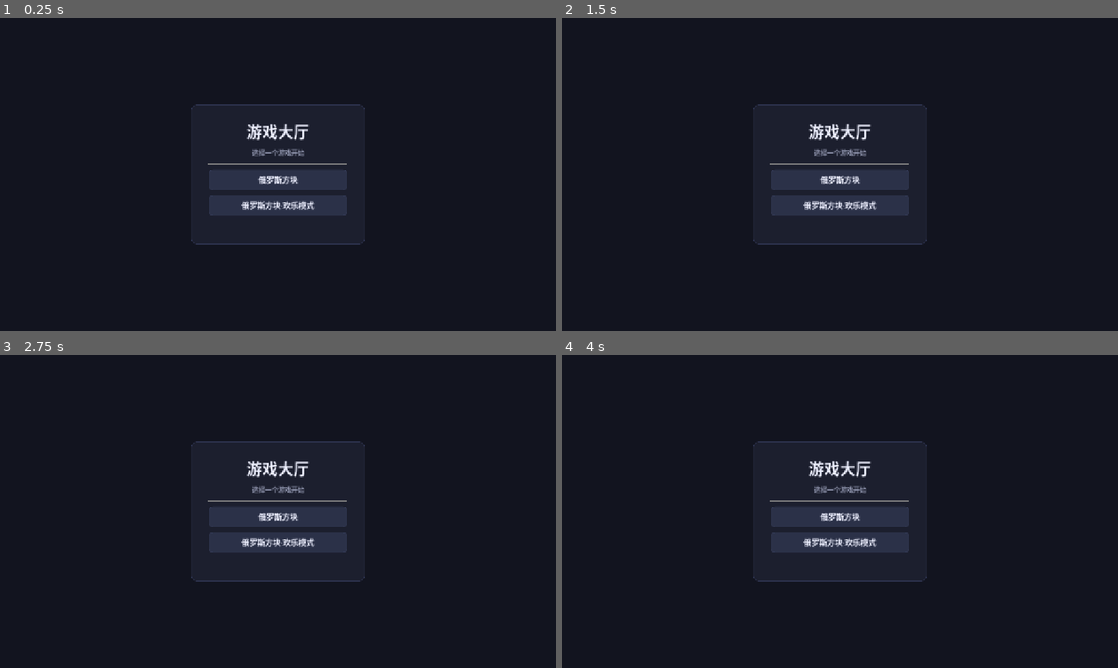
Above: before the commit, frames 1-4 (two rows, left to right).
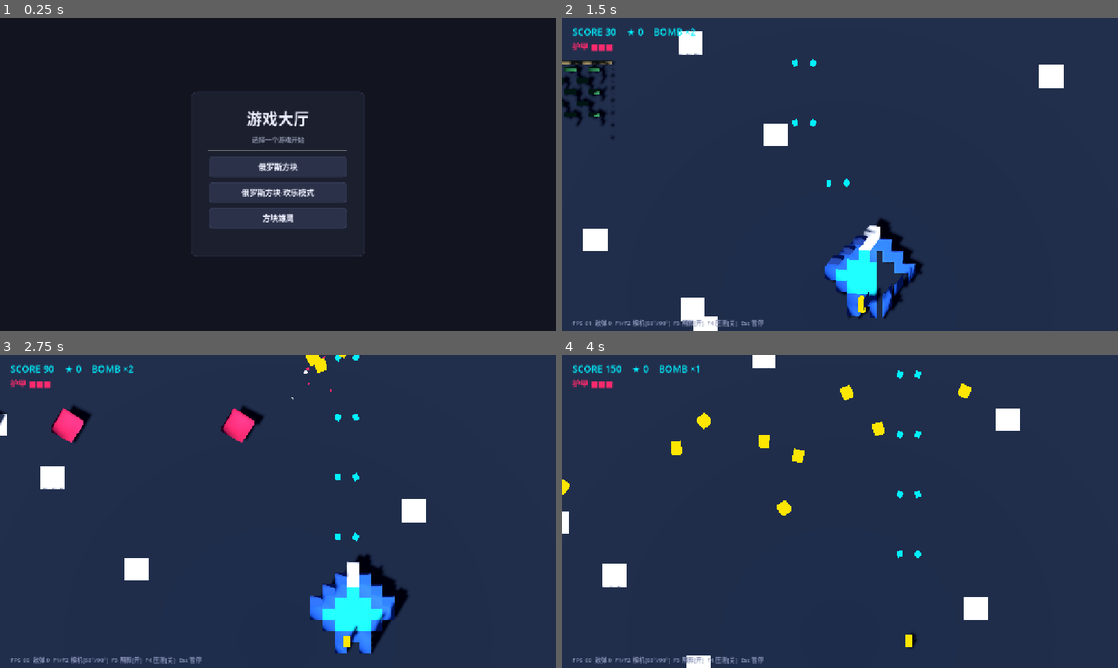
Above: after the commit, the same moments.

Repository: milk36/0-GD-Game
Game: Godot game, scene res://scenes/main_menu.tscn
The game is run twice, just before and just after one commit, with the same random seed, the same clock (stepped at 60 frames per second) and the same inputs.
Inputs (mouse positions are in pixels of both pictures, inside the frame that each line leads up to):
- Up to frame 1 (0.25 s): no input
- Up to frame 2 (1.5 s): click (840, 218) at 0.5 s, where only the run after the commit has a clickable "方块雄鹰"; tap Enter at 1.25 s; move the mouse to (962, 158) at 1.27 s; hold Right (tetris_right) from 1.28 s (still down); tap R at 1.35 s; click (962, 158) at 1.42 s
- Up to frame 3 (2.75 s): tap Q at 1.55 s; release Right (tetris_right) at 2 s; drag from (166, 527) to (250, 574) at 2.02 s
- Up to frame 4 (4 s): move the mouse to (895, 442) at 2.77 s; hold Right (tetris_right) 2.78-3.5 s; tap Space (tetris_hard_drop) at 2.85 s; tap Q at 3.05 s; drag from (812, 574) to (673, 464) at 3.52 s

The runs differ from the first frame. In frame 1, 4.7% of the frame differs, in the area x 34-66%, y 23-77%; in frame 2, 96%; in frame 3, 96%; in frame 4, 97%, in the area x 0-100%, y 0-100%.

Commit message:
feat(voxel-eagle): 方块雄鹰 M0 原型——体素弹幕射击可玩验证
- 新增体素建模工具 voxel_model.gd：字符画→方块表→ArrayMesh（顶点色+内面剔除），零外部美术资源
- 新增通用 MultiMesh 方块池 pools.gd：自机弹/敌弹/星星/碎片四池共用，swap-remove 紧凑管理
- 新增游戏主逻辑 game.gd：玩家移动/自动射击/炸弹、5 类敌人波次、自机瞄/环形/扇形弹型库、
  星星磁吸拾取、3 格护甲与坠机重开流程
- 新增 voxel_eagle.tscn 场景，主菜单接入「方块雄鹰」入口（EagleButton + GAME_SCENES 映射）
- 调试键：F1/F2 相机 68°/90° A/B 切换、F3 阴影开关、F4 弹幕压测（实测 296 发敌弹满屏 60 FPS）
- 新增设计文档 llmdoc/voxel-eagle-design.html（Sky Force 类玩法规范/体素视觉/里程碑/
  M0 实施记录与 Godot 4.7 踩坑），同步更新 llmdoc/index.md 索引

Diff:
--- a/scenes/main_menu.tscn
+++ b/scenes/main_menu.tscn
@@ -73,6 +73,12 @@
 theme_override_font_sizes/font_size = 18
 text = "俄罗斯方块·欢乐模式"
 
+[node name="EagleButton" type="Button" parent="UILayer/Center/Panel/Margin/List"]
+custom_minimum_size = Vector2(0, 46)
+layout_mode = 2
+theme_override_font_sizes/font_size = 18
+text = "方块雄鹰"
+
 [node name="StatusLabel" type="Label" parent="UILayer/Center/Panel/Margin/List" unique_id=561755763]
 layout_mode = 2
 theme_override_colors/font_color = Color(0.37254903, 0.827451, 0.6039216, 1)
--- /dev/null
+++ b/scenes/voxel_eagle.tscn
@@ -0,0 +1,6 @@
+[gd_scene format=3 uid="uid://doiqxgc1hfh3j"]
+
+[ext_resource type="Script" uid="uid://cqqldu24n6155" path="res://scripts/voxel_eagle/game.gd" id="1_ouxcv"]
+
+[node name="VoxelEagle" type="Node3D" unique_id=53277055]
+script = ExtResource("1_ouxcv")
--- a/scripts/main_menu.gd
+++ b/scripts/main_menu.gd
@@ -6,6 +6,7 @@
 const GAME_SCENES := {
 	"俄罗斯方块": "res://scenes/tetris.tscn",
 	"俄罗斯方块·欢乐模式": "res://scenes/tetris.tscn",
+	"方块雄鹰": "res://scenes/voxel_eagle.tscn",
 }
 
 
--- /dev/null
+++ b/scripts/voxel_eagle/game.gd
@@ -0,0 +1,637 @@
+extends Node3D
+## 方块雄鹰 M0 快速验证原型：体素纵版弹幕射击。
+## 玩家 WASD/方向键移动 + 自动射击 + 空格炸弹；敌波循环刷出 5 类敌人。
+## 调试键：F1/F2 相机 68°/90° A/B 对比，F3 阴影开关，F4 弹幕压测（300 发）。
+## 一切视觉资源由代码生成（字符画体素 + 纯色材质），零外部资源依赖。
+
+const VoxelModel = preload("res://scripts/voxel_eagle/voxel_model.gd")
+const VoxelPool = preload("res://scripts/voxel_eagle/pools.gd")
+
+# ---- 数值 ----
+const SCROLL := 7.0            # 世界滚动速度 VU/s
+const PLAYER_SPEED := 24.0
+const ARENA_HALF_W := 15.0     # 玩家横移边界
+const PLAYER_Z_MIN := -8.0
+const PLAYER_Z_MAX := 10.0
+const FIRE_INTERVAL := 0.11
+const BULLET_SPEED := 46.0
+const ENEMY_BULLET_Y := 1.0    # 敌弹飞行高度（与玩家判定平面一致）
+const STAR_LIFE := 9.0
+
+const COL_CYAN := Color("00f0ff")
+const COL_PINK := Color("ff2a6d")
+const COL_YELLOW := Color("ffe600")
+const COL_WHITE := Color("f5f9ff")
+
+const ART_PLAYER := "
+   W
+  BCB
+ BCCCB
+BCCCCCB
+ BCCCB
+  BBB
+  B B
+"
+const PAL_PLAYER := {"B": Color("2979ff"), "C": COL_CYAN, "W": COL_WHITE}
+
+const ART_TURRET := "
+GGG
+GRG
+GGG
+"
+const ART_RING := "
+SSS
+SRS
+SSS
+"
+const ART_DRONE := "
+MM
+MM
+"
+const ART_WING := "
+ G
+GCG
+ G
+ G
+"
+const ART_RAIDER := "
+  D
+ DDD
+DDDDD
+  D
+"
+const PAL_ENEMY := {
+	"G": Color("6a7488"), "R": Color("ff2a6d"), "S": Color("8a7a52"),
+	"M": Color("ff2a6d"), "C": Color("ffb0c8"), "D": Color("b03050"),
+}
+
+# ---- 场景节点 ----
+var world: Node3D
+var player: Node3D
+var player_mesh: MeshInstance3D
+var flame: MeshInstance3D
+var cam: Camera3D
+var sun: DirectionalLight3D
+var pb: MultiMeshInstance3D   # 自机弹
+var eb: MultiMeshInstance3D   # 敌弹
+var pickups: MultiMeshInstance3D  # 星星
+var fx: MultiMeshInstance3D    # 碎片/闪光
+var enemies: Array = []        # [{n,t,hp,ft,age,x0,...}]
+var waves: Array = []         # 波浪装饰 Node3D
+var islands: Array = []       # 岛 Node3D
+
+# ---- HUD ----
+var hud_score: Label
+var hud_armor: Label
+var hud_info: Label
+var hud_center: Label
+
+# ---- 状态 ---- （M0 原型：全部状态集中在根脚本，M1 拆分）
+var score := 0
+var star_cnt := 0
+var armor := 3
+var bombs := 2
+var invuln := 0.0
+var dead := false
+var paused := false
+var fire_cd := 0.0
+var elapsed := 0.0
+var wave_t := 0.0
+var wave_idx := 0
+var shake := 0.0
+var cam_mode := 0             # 0=68° 斜俯视 1=90° 纯俯视
+var stress := false
+var hud_cd := 0.0
+var _meshes := {}             # 敌型号 → 共享 ArrayMesh
+
+
+func _ready() -> void:
+	_build_env()
+	_build_ground()
+	_build_player()
+	_build_pools()
+	_build_hud()
+	_meshes = {
+		"E1": VoxelModel.build(ART_TURRET, PAL_ENEMY, 2),
+		"E2": VoxelModel.build(ART_RING, PAL_ENEMY, 3),
+		"E3": VoxelModel.build(ART_DRONE, PAL_ENEMY, 1),
+		"E4": VoxelModel.build(ART_WING, PAL_ENEMY, 2),
+		"E5": VoxelModel.build(ART_RAIDER, PAL_ENEMY, 2),
+	}
+
+
+# ================= 场景构建 =================
+
+func _build_env() -> void:
+	var env := Environment.new()
+	env.background_mode = Environment.BG_COLOR
+	env.background_color = Color("050810")
+	env.ambient_light_source = Environment.AMBIENT_SOURCE_COLOR
+	env.ambient_light_color = Color("223050")
+	env.ambient_light_energy = 1.0
+	env.fog_enabled = true
+	env.fog_mode = 1  # DEPTH
+	env.fog_light_color = Color("0a2540")
+	env.fog_depth_begin = 46.0
+	env.fog_depth_end = 120.0
+	var we := WorldEnvironment.new()
+	we.environment = env
+	add_child(we)
+
+	sun = DirectionalLight3D.new()
+	sun.light_color = Color("fff2e0")
+	sun.light_energy = 1.3
+	sun.rotation_degrees = Vector3(-52, -28, 0)
+	sun.shadow_enabled = true
+	sun.directional_shadow_mode = 0  # ORTHOGONAL
+	sun.directional_shadow_max_distance = 90.0
+	add_child(sun)
+
+	cam = Camera3D.new()
+	cam.projection = 1  # ORTHOGONAL
+	cam.size = 26.0
+	cam.near = 0.5
+	cam.far = 260.0
+	add_child(cam)
+	cam.position = Vector3(0, 30, 12)
+	cam.look_at(Vector3.ZERO)
+
+
+func _build_ground() -> void:
+	world = Node3D.new()
+	world.name = "World"
+	add_child(world)
+
+	# 海面：纯色大平面（无纹理，运动感由波浪块/岛提供）
+	var sea_mat := StandardMaterial3D.new()
+	sea_mat.albedo_color = Color("0a2540")
+	sea_mat.roughness = 1.0
+	var sea := MeshInstance3D.new()
+	var pm := PlaneMesh.new()
+	pm.size = Vector2(72, 300)
+	pm.material = sea_mat
+	sea.mesh = pm
+	sea.position = Vector3(0, 0, -110)
+	add_child(sea)
+
+	# 波浪装饰块：挂 World 随滚动流动，滚出下缘后回绕
+	var wave_box := BoxMesh.new()
+	wave_box.size = Vector3(2.0, 0.14, 2.0)
+	wave_box.material = VoxelModel.shaded_material()
+	for i in 46:
+		var w := MeshInstance3D.new()
+		w.mesh = wave_box
+		w.position = Vector3(randf_range(-26, 26), 0.07, randf_range(-200, 24))
+		world.add_child(w)
+		waves.append(w)
+
+	# 体素小岛：草块 + 二层 + 沙边
+	for i in 7:
+		islands.append(_make_island())
+
+
+func _make_island() -> Node3D:
+	var blocks := {}
+	var half := randi_range(1, 2)
+	for x in range(-half - 1, half + 2):
+		for z in range(-half - 1, half + 2):
+			var edge := absi(x) > half or absi(z) > half
+			blocks[Vector3i(x, 0, z)] = Color("8a7a52") if edge else Color("1f6f3f")
+	for x in range(-half, half + 1):
+		for z in range(-half, half + 1):
+			if (x + z) % 2 == 0:
+				blocks[Vector3i(x, 1, z)] = Color("2a8a4f")
+	var n := MeshInstance3D.new()
+	n.mesh = VoxelModel.build_blocks(blocks)
+	n.material_override = VoxelModel.shaded_material()
+	n.position = Vector3(randf_range(-22, 22), 0, randf_range(-200, 24))
+	world.add_child(n)
+	return n
+
+
+func _build_player() -> void:
+	player = Node3D.new()
+	player.name = "Player"
+	add_child(player)
+	player_mesh = MeshInstance3D.new()
+	player_mesh.mesh = VoxelModel.build(ART_PLAYER, PAL_PLAYER, 3)
+	player_mesh.material_override = VoxelModel.shaded_material()
+	player.add_child(player_mesh)
+	player.position = Vector3(0, 1.4, 6)
+
+	flame = MeshInstance3D.new()
+	var fm := BoxMesh.new()
+	fm.size = Vector3(0.5, 0.5, 1.4)
+	var fmat := StandardMaterial3D.new()
+	fmat.shading_mode = BaseMaterial3D.SHADING_MODE_UNSHADED
+	fmat.albedo_color = COL_YELLOW
+	fm.material = fmat
+	flame.mesh = fm
+	flame.position = Vector3(0, 0, 3.2)
+	player.add_child(flame)
+
+
+func _build_pools() -> void:
+	var unshaded := VoxelModel.unshaded_material()
+	pb = VoxelPool.new()
+	add_child(pb)
+	pb.setup(64, unshaded)
+	eb = VoxelPool.new()
+	add_child(eb)
+	eb.setup(512, unshaded)
+	pickups = VoxelPool.new()
+	add_child(pickups)
+	pickups.setup(256, unshaded)
+	fx = VoxelPool.new()
+	add_child(fx)
+	fx.setup(320, unshaded)
+
+
+func _build_hud() -> void:
+	var layer := CanvasLayer.new()
+	add_child(layer)
+	hud_score = _mk_label(layer, Vector2(24, 16), 22, COL_CYAN)
+	hud_armor = _mk_label(layer, Vector2(24, 52), 18, COL_PINK)
+	hud_info = _mk_label(layer, Vector2(24, 690), 14, Color("8a93b8"))
+	hud_center = _mk_label(layer, Vector2(360, 300), 30, COL_YELLOW)
+
+
+func _mk_label(parent: Node, pos: Vector2, size: int, col: Color) -> Label:
+	var l := Label.new()
+	l.position = pos
+	l.add_theme_font_size_override("font_size", size)
+	l.add_theme_color_override("font_color", col)
+	parent.add_child(l)
+	return l
+
+
+# ================= 主循环 =================
+
+func _process(delta: float) -> void:
+	if paused:
+		return
+	elapsed += delta
+	shake = maxf(0.0, shake - delta)
+	invuln = maxf(0.0, invuln - delta)
+
+	# 世界滚动 + 地面装饰回绕
+	world.position.z += SCROLL * delta
+	for w in waves:
+		if world.position.z + w.position.z > 26.0:
+			w.position.z -= 224.0
+			w.position.x = randf_range(-26, 26)
+	for isl in islands:
+		if world.position.z + isl.position.z > 30.0:
+			isl.position.z -= 230.0
+			isl.position.x = randf_range(-22, 22)
+
+	if not dead:
+		_update_player(delta)
+		_update_waves(delta)
+		_update_enemies(delta)
+	_update_bullets(delta)
+	_update_pickups(delta)
+	fx.update(delta)
+	_update_camera(delta)
+
+	hud_cd -= delta
+	if hud_cd <= 0.0:
+		hud_cd = 0.15
+		_refresh_hud()
+
+
+# ================= 玩家 =================
+
+func _update_player(delta: float) -> void:
+	var dir := Vector2.ZERO
+	if Input.is_key_pressed(KEY_A) or Input.is_key_pressed(KEY_LEFT):
+		dir.x -= 1.0
+	if Input.is_key_pressed(KEY_D) or Input.is_key_pressed(KEY_RIGHT):
+		dir.x += 1.0
+	if Input.is_key_pressed(KEY_W) or Input.is_key_pressed(KEY_UP):
+		dir.y -= 1.0
+	if Input.is_key_pressed(KEY_S) or Input.is_key_pressed(KEY_DOWN):
+		dir.y += 1.0
+	dir = dir.normalized()
+	player.position.x = clampf(player.position.x + dir.x * PLAYER_SPEED * delta, -ARENA_HALF_W, ARENA_HALF_W)
+	player.position.z = clampf(player.position.z + dir.y * PLAYER_SPEED * delta, PLAYER_Z_MIN, PLAYER_Z_MAX)
+
+	# 机身倾斜 + 尾焰脉动
+	player.rotation.z = lerp(player.rotation.z, -dir.x * 0.32, 10.0 * delta)
+	player.rotation.x = lerp(player.rotation.x, dir.y * 0.12, 10.0 * delta)
+	flame.scale.z = 1.0 + 0.45 * sin(elapsed * 31.0) + dir.y * 0.4
+	flame.position.y = sin(elapsed * 17.0) * 0.05
+
+	# 无敌闪烁
+	player_mesh.visible = invuln <= 0.0 or fmod(invuln, 0.24) < 0.12
+
+	# 自动射击（双列）
+	fire_cd -= delta
+	if fire_cd <= 0.0:
+		fire_cd = FIRE_INTERVAL
+		for sx in [-0.75, 0.75]:
+			pb.spawn(player.position + Vector3(sx, 0.2, -3.0), Vector3(0, 0, -BULLET_SPEED), COL_CYAN, 0.42, 1.4)
+
+	if stress and eb.count < 300:
+		for i in 6:
+			var p := Vector3(randf_range(-16, 16), ENEMY_BULLET_Y, randf_range(-34, -14))
+			_spawn_enemy_bullet(p, Vector3(randf_range(-4, 4), 0, randf_range(4, 9)), COL_PINK)
+
+
+func hit_player() -> void:
+	if invuln > 0.0 or dead:
+		return
+	armor -= 1
+	invuln = 1.5
+	shake = 0.35
+	_burst(player.position, COL_CYAN, 8)
+	if armor <= 0:
+		dead = true
+		_burst(player.position, COL_WHITE, 24)
+		_burst(player.position, COL_PINK, 18)
+		player.visible = false
+		hud_center.text = "坠机！  R 重开 · Q 返回大厅"
+
+
+func use_bomb() -> void:
+	if dead or bombs <= 0:
+		return
+	bombs -= 1
+	invuln = maxf(invuln, 1.6)
+	shake = 0.4
+	for i in range(eb.count):
+		eb.kill(0)
+	for e in enemies:
+		_damage_enemy(e, 6)
+	for i in 26:  # 冲击环
+		var a := TAU * float(i) / 26.0
+		fx.spawn(player.position + Vector3(0, 0.5, 0), Vector3(cos(a) * 22.0, 0.5, sin(a) * 22.0), COL_CYAN, 0.8, 0.55, 0.0, Vector3.ZERO, true)
+
+
+func restart() -> void:
+	get_tree().reload_current_scene()
+
+
+# ================= 敌波 =================
+
+func _update_waves(_delta: float) -> void:
+	wave_t -= _delta
+	if wave_t <= 0.0:
+		wave_t = 3.4
+		_spawn_wave(wave_idx % 6)
+		wave_idx += 1
+
+
+func _spawn_wave(idx: int) -> void:
+	match idx:
+		0:
+			for i in 6:
+				_spawn_air("E3", -14.0 + 5.6 * float(i), 3, randf_range(2.5, 4.0) * (1.0 if i % 2 == 0 else -1.0))
+		1:
+			_spawn_ground("E1", -8.0)
+			_spawn_ground("E1", 8.0)
+		2:
+			for i in 3:
+				_spawn_air("E5", -10.0 + 10.0 * float(i), 5)
+		3:
+			_spawn_ground("E2", 0.0)
+			_spawn_ground("E1", 10.0)
+			_spawn_ground("E1", -10.0)
+		4:
+			for i in 5:
+				_spawn_air("E4", -8.0 + 4.0 * float(i), 4)
+		5:
+			for i in 4:
+				_spawn_air("E3", -12.0 + 8.0 * float(i), 3, randf_range(-4.0, 4.0))
+			_spawn_air("E5", 12.0, 5)
+
+
+func _spawn_ground(type: String, x: float) -> void:
+	var n := MeshInstance3D.new()
+	n.mesh = _meshes[type]
+	n.material_override = VoxelModel.shaded_material()
+	world.add_child(n)
+	n.position = Vector3(x, 0.05, -58.0 - world.position.z)
+	enemies.append({"n": n, "t": type, "hp": 4 if type == "E2" else 3, "ft": randf_range(0.8, 1.6), "age": 0.0, "ground": true})
+
+
+func _spawn_air(type: String, x: float, hp: int, vx := 0.0) -> void:
+	var n := MeshInstance3D.new()
+	n.mesh = _meshes[type]
+	n.material_override = VoxelModel.shaded_material()
+	add_child(n)
+	var vz := SCROLL + (10.0 if type == "E3" else 5.0 if type == "E4" else 3.0)
+	n.position = Vector3(x, 1.6, -46.0)
+	enemies.append({"n": n, "t": type, "hp": hp, "ft": randf_range(0.6, 1.4), "age": 0.0, "ground": false, "vx": vx, "vz": vz, "x0": x})
+
+
+func _update_enemies(delta: float) -> void:
+	var i := 0
+	while i < enemies.size():
+		var e: Dictionary = enemies[i]
+		e.age += delta
+		var n: Node3D = e.n
+		var gp := n.global_position
+		if gp.z > 26.0 or gp.z < -70.0:  # 逃逸/异常回收
+			n.queue_free()
+			enemies.remove_at(i)
+			continue
+		match e.t:
+			"E1":
+				n.look_at(Vector3(player.position.x, n.global_position.y, player.position.z))
+				e.ft -= delta
+				if gp.z > -34.0 and gp.z < 6.0 and e.ft <= 0.0:
+					e.ft = 2.2
+					_fire_aimed(gp, 8.0, 3, 14.0)
+			"E2":
+				e.ft -= delta
+				if gp.z > -34.0 and e.ft <= 0.0:
+					e.ft = 2.7
+					_fire_ring(gp, 14, 6.2, e.age)
+					_fire_ring(gp, 14, 7.6, e.age + 0.22)
+			"E3":
+				n.position += Vector3(e.vx, 0, e.vz) * delta
+				n.rotate_y(delta * 7.0)
+			"E4":
+				n.position += Vector3(e.vx * 0.2 + sin(e.age * 2.0) * 1.5, 0, e.vz) * delta
+				e.ft -= delta
+				if e.ft <= 0.0:
+					e.ft = 2.6
+					_fire_aimed(n.global_position, 7.0, 1, 0.0)
+			"E5":
+				n.position.x = e.x0 + sin(e.age * 1.35) * 7.0
+				n.position.z += e.vz * delta
+				e.ft -= delta
+				if e.ft <= 0.0:
+					e.ft = 1.9
+					_fire_aimed(n.global_position, 7.5, 5, 42.0)
+		i += 1
+
+
+func _damage_enemy(e: Dictionary, dmg: int) -> void:
+	e.hp -= dmg
+	if e.hp <= 0:
+		var n: Node3D = e.n
+		var gp := n.global_position
+		_burst(gp, COL_PINK, 12)
+		_burst(gp, COL_WHITE, 6)
+		var reward: int = {"E1": 5, "E2": 8, "E3": 3, "E4": 3, "E5": 10}.get(e.t, 5)
+		var pts: int = {"E1": 50, "E2": 80, "E3": 30, "E4": 50, "E5": 100}.get(e.t, 50)
+		score += pts
+		for s in reward:
+			var v := Vector3(randf_range(-6, 6), randf_range(3, 8), randf_range(-4, 4))
+			pickups.spawn(gp + Vector3(0, 0.5, 0), v, COL_YELLOW, 0.85, STAR_LIFE, 16.0)
+		n.queue_free()
+		enemies.erase(e)
+
+
+# ================= 弹型库 =================
+
+func _spawn_enemy_bullet(p: Vector3, v: Vector3, col: Color) -> void:
+	eb.spawn(p, v, col, 0.62, 8.0)
+	eb.spawn(p, v, COL_WHITE, 0.3, 8.0)  # 白色内核提升可读性
+
+
+func _fire_aimed(from: Vector3, speed: float, n: int, spread_deg: float) -> void:
+	var to_p := player.position - from
+	to_p.y = 0.0
+	var base := atan2(to_p.x, -to_p.z)  # 屏面上朝向玩家的方位角
+	for k in n:
+		var off := 0.0 if n == 1 else spread_deg * PI / 180.0 * (float(k) / float(n - 1) - 0.5)
+		var a := base + off
+		_spawn_enemy_bullet(Vector3(from.x, ENEMY_BULLET_Y, from.z), Vector3(sin(a) * speed, 0, -cos(a) * speed), COL_PINK)
+
+
+func _fire_ring(from: Vector3, n: int, speed: float, phase := 0.0) -> void:
+	for k in n:
+		var a := TAU * float(k) / float(n) + phase
+		_spawn_enemy_bullet(Vector3(from.x, ENEMY_BULLET_Y, from.z), Vector3(sin(a) * speed, 0, cos(a) * speed), COL_PINK)
+
+
+# ================= 子弹 / 星星 / 碎片 =================
+
+func _update_bullets(_delta: float) -> void:
+	pb.update(_delta)
+	eb.update(_delta)
+
+	# 自机弹 × 敌人
+	var i := 0
+	while i < pb.count:
+		var hit := false
+		for e in enemies:
+			var gp: Vector3 = e.n.global_position
+			var r := 1.7 if e.t == "E5" or e.t == "E2" else 1.3
+			if absf(pb.pos[i].x - gp.x) < r and absf(pb.pos[i].z - gp.z) < r and absf(pb.pos[i].y - gp.y) < 2.5:
+				_damage_enemy(e, 1)
+				fx.spawn(pb.pos[i], Vector3(0, 2, 4), COL_WHITE, 0.3, 0.14, 0.0, Vector3.ZERO, true)
+				hit = true
+				break
+		if hit:
+			pb.kill(i)
+		else:
+			i += 1
+
+	# 敌弹 × 玩家
+	if not dead:
+		i = 0
+		while i < eb.count:
+			var d: Vector3 = eb.pos[i] - player.position
+			if absf(d.x) < 0.95 and absf(d.z) < 0.95 and absf(d.y) < 1.2:
+				eb.kill(i)
+				hit_player()
+				if dead:
+					break
+			else:
+				i += 1
+
+	# 敌机撞击
+	for e in enemies:
+		if e.t == "E3":
+			var gp: Vector3 = e.n.global_position
+			if absf(gp.x - player.position.x) < 1.6 and absf(gp.z - player.position.z) < 1.6:
+				hit_player()
+
+
+func _update_pickups(delta: float) -> void:
+	pickups.update(delta)
+	var i := 0
+	while i < pickups.count:
+		# 落海弹跳 + 随地面滚动
+		if pickups.pos[i].y < 0.45 and pickups.vel[i].y < 0.0:
+			pickups.vel[i].y = absf(pickups.vel[i].y) * 0.35
+			if pickups.vel[i].y < 1.0:
+				pickups.vel[i].y = 0.0
+				pickups.vel[i].z = SCROLL
+		# 磁吸
+		var d: Vector3 = player.position - pickups.pos[i]
+		var dist: float = d.length()
+		if dist < 7.5 and not dead:
+			pickups.vel[i] = d.normalized() * clampf(26.0 - dist * 2.0, 8.0, 26.0)
+			pickups.vel[i].y *= 0.4
+		if dist < 1.7 and not dead:
+			pickups.kill(i)
+			star_cnt += 1
+			score += 10
+			continue
+		if pickups.pos[i].z > 26.0:
+			pickups.kill(i)
+			continue
+		i += 1
+
+
+func _burst(at: Vector3, col: Color, n: int) -> void:
+	for k in n:
+		var v := Vector3(randf_range(-9, 9), randf_range(2, 11), randf_range(-9, 9))
+		fx.spawn(at + Vector3(0, 0.4, 0), v, col, randf_range(0.35, 0.65), randf_range(0.4, 0.7), 24.0, Vector3(2, 3, 0), true)
+
+
+# ================= 相机 / HUD / 输入 =================
+
+func _update_camera(_delta: float) -> void:
+	var target := Vector3(player.position.x * 0.62, 0, -3.0)
+	var off: Vector3
+	if cam_mode == 0:
+		var pitch := deg_to_rad(68.0)
+		off = Vector3(0, 30.0 * sin(pitch), 30.0 * cos(pitch))
+	else:
+		off = Vector3(0, 32.0, 0.01)
+	cam.position = target + off
+	if shake > 0.0:
+		cam.position += Vector3(randf_range(-1, 1), randf_range(-1, 1), randf_range(-1, 1)) * shake * 1.6
+	cam.look_at(target)
+
+
+func _refresh_hud() -> void:
+	hud_score.text = "SCORE %d    ★ %d    BOMB ×%d" % [score, star_cnt, bombs]
+	hud_armor.text = "护甲 " + "■".repeat(maxi(armor, 0)) + "□".repeat(maxi(3 - armor, 0))
+	hud_info.text = "FPS %d  敌弹 %d  F1/F2 相机[68°/90°]  F3 阴影[%s]  F4 压测[%s]  Esc 暂停" % [
+		Engine.get_frames_per_second(), eb.count, "开" if sun.shadow_enabled else "关", "开" if stress else "关"]
+
+
+func _unhandled_input(event: InputEvent) -> void:
+	if event is InputEventKey and event.pressed and not event.echo:
+		var key: int = event.keycode
+		match key:
+			KEY_F1:
+				cam_mode = 0
+			KEY_F2:
+				cam_mode = 1
+			KEY_F3:
+				sun.shadow_enabled = not sun.shadow_enabled
+			KEY_F4:
+				stress = not stress
+			KEY_ESCAPE:
+				if dead:
+					get_tree().change_scene_to_file("res://scenes/main_menu.tscn")
+				else:
+					paused = not paused
+					hud_center.text = "已暂停  Esc 继续 · R 重开 · Q 返回大厅" if paused else ""
+			KEY_R:
+				if paused or dead:
+					restart()
+			KEY_Q:
+				if paused or dead:
+					get_tree().change_scene_to_file("res://scenes/main_menu.tscn")
+			KEY_SPACE:
+				if not paused:
+					use_bomb()
--- /dev/null
+++ b/scripts/voxel_eagle/pools.gd
@@ -0,0 +1,111 @@
+extends MultiMeshInstance3D
+## 通用体素实例池：一个 MultiMeshInstance3D 承载全部同类方块实例（子弹/星星/碎片）。
+## 数据扁平数组 + swap-remove 紧凑活跃区，每帧只写活跃实例的 transform/color。
+##
+## 用法：
+##   var VoxelPool = preload("res://scripts/voxel_eagle/pools.gd")
+##   var pool := VoxelPool.new()
+##   add_child(pool); pool.setup(512, mat)
+##   pool.spawn(pos, vel, color, size, life, gravity, spin)
+##   pool.update(delta)   # 每帧调用；碰撞检测由宿主读 pool.pos/vel 自理
+
+var pos: PackedVector3Array
+var vel: PackedVector3Array
+var spin: PackedVector3Array
+var life: PackedFloat32Array
+var max_life: PackedFloat32Array
+var size: PackedFloat32Array
+var grav: PackedFloat32Array
+var shrink: PackedByteArray
+var count := 0          # 活跃实例数（紧凑区 [0, count)）
+var _max := 0
+var _rot := 0.0         # 全局自转相位（敌弹缓慢自转的廉价实现）
+
+
+func setup(p_max: int, mat: Material) -> void:
+	_max = p_max
+	pos.resize(p_max)
+	vel.resize(p_max)
+	spin.resize(p_max)
+	life.resize(p_max)
+	max_life.resize(p_max)
+	size.resize(p_max)
+	grav.resize(p_max)
+	shrink.resize(p_max)
+	var mm := MultiMesh.new()
+	mm.transform_format = MultiMesh.TRANSFORM_3D
+	mm.use_colors = true
+	mm.instance_count = p_max
+	multimesh = mm
+	cast_shadow = 0  # GeometryInstance3D.SHADOW_CASTING_OFF：池实例不投影
+	var box := BoxMesh.new()
+	box.size = Vector3.ONE
+	box.material = mat
+	multimesh.mesh = box
+	# 未使用实例零缩放隐藏
+	var zero := Transform3D(Basis().scaled(Vector3.ZERO), Vector3.ZERO)
+	for i in p_max:
+		multimesh.set_instance_transform(i, zero)
+		multimesh.set_instance_color(i, Color.WHITE)
+
+
+## 生成一个实例；池满时静默丢弃（调用方保证 max 足够大）
+func spawn(p: Vector3, v: Vector3, col: Color, p_size := 1.0, p_life := 5.0, p_grav := 0.0, p_spin := Vector3.ZERO, p_shrink := false) -> int:
+	if count >= _max:
+		return -1
+	var i := count
+	count += 1
+	pos[i] = p
+	vel[i] = v
+	spin[i] = p_spin
+	life[i] = p_life
+	max_life[i] = p_life
+	size[i] = p_size
+	grav[i] = p_grav
+	shrink[i] = 1 if p_shrink else 0  # PackedByteArray 只存 int
+	multimesh.set_instance_color(i, col)
+	return i
+
+
+## 杀死实例 i（swap-remove；死亡位 transform 置零防止残影）
+func kill(i: int) -> void:
+	if i < 0 or i >= count:
+		return
+	count -= 1
+	if i < count:
+		pos[i] = pos[count]
+		vel[i] = vel[count]
+		spin[i] = spin[count]
+		life[i] = life[count]
+		max_life[i] = max_life[count]
+		size[i] = size[count]
+		grav[i] = grav[count]
+		shrink[i] = shrink[count]
+		multimesh.set_instance_transform(i, _xf(i))
+		multimesh.set_instance_color(i, multimesh.get_instance_color(count))
+	multimesh.set_instance_transform(count, Transform3D(Basis().scaled(Vector3.ZERO), Vector3.ZERO))
+
+
+## 运动 + 寿命 + 写回实例。返回被寿命回收时最后一个被杀的下标（可循环继续检查），-1 无变化。
+func update(delta: float) -> void:
+	_rot += delta * 1.2
+	var i := 0
+	while i < count:
+		life[i] -= delta
+		if life[i] <= 0.0:
+			kill(i)
+			continue  # swap 后 i 位置是新数据，不递增
+		vel[i].y -= grav[i] * delta
+		pos[i] += vel[i] * delta
+		multimesh.set_instance_transform(i, _xf(i))
+		i += 1
+
+
+func _xf(i: int) -> Transform3D:
+	var s := size[i]
+	if shrink[i]:
+		s *= clampf(life[i] / max_life[i], 0.0, 1.0)
+	var b := Basis.IDENTITY.rotated(Vector3.UP, _rot + float(i) * 0.7)
+	if spin[i] != Vector3.ZERO:
+		b = b.rotated(Vector3.RIGHT, _rot * spin[i].x).rotated(Vector3.FORWARD, _rot * spin[i].y)
+	return Transform3D(b.scaled(Vector3(s, s, s)), pos[i])
--- /dev/null
+++ b/scripts/voxel_eagle/voxel_model.gd
@@ -0,0 +1,92 @@
+extends Object
+## 体素建模工具：字符画 → 方块表 → 合并 ArrayMesh（顶点色 + 内面剔除）。
+## 零外部资源：所有模型由代码生成，改字符画即改造型。
+##
+## 用法：
+##   const VoxelModel = preload("res://scripts/voxel_eagle/voxel_model.gd")
+##   var mesh := VoxelModel.build(ART, PALETTE, 3)  # 挤出 3 层
+##   # MeshInstance3D.material_override 传 VertexColorMaterial
+
+const FACE_VERTS := {
+	Vector3i(1, 0, 0): [Vector3(0.5, -0.5, 0.5), Vector3(0.5, -0.5, -0.5), Vector3(0.5, 0.5, -0.5), Vector3(0.5, 0.5, 0.5)],
+	Vector3i(-1, 0, 0): [Vector3(-0.5, -0.5, -0.5), Vector3(-0.5, -0.5, 0.5), Vector3(-0.5, 0.5, 0.5), Vector3(-0.5, 0.5, -0.5)],
+	Vector3i(0, 1, 0): [Vector3(-0.5, 0.5, 0.5), Vector3(0.5, 0.5, 0.5), Vector3(0.5, 0.5, -0.5), Vector3(-0.5, 0.5, -0.5)],
+	Vector3i(0, -1, 0): [Vector3(-0.5, -0.5, -0.5), Vector3(0.5, -0.5, -0.5), Vector3(0.5, -0.5, 0.5), Vector3(-0.5, -0.5, 0.5)],
+	Vector3i(0, 0, 1): [Vector3(-0.5, -0.5, 0.5), Vector3(0.5, -0.5, 0.5), Vector3(0.5, 0.5, 0.5), Vector3(-0.5, 0.5, 0.5)],
+	Vector3i(0, 0, -1): [Vector3(0.5, -0.5, -0.5), Vector3(-0.5, -0.5, -0.5), Vector3(-0.5, 0.5, -0.5), Vector3(0.5, 0.5, -0.5)],
+}
+
+const DIRS := [
+	Vector3i(1, 0, 0), Vector3i(-1, 0, 0),
+	Vector3i(0, 1, 0), Vector3i(0, -1, 0),
+	Vector3i(0, 0, 1), Vector3i(0, 0, -1),
+]
+
+
+## 把一张俯视字符画沿 Y 轴挤出 layers 层。字符画第一行 = -Z（机头方向）。
+## palette: { 字符: Color }，未登记的字符（如空格/·）跳过。
+static func build(art: String, palette: Dictionary, layers: int = 1) -> ArrayMesh:
+	var blocks := {}
+	var rows: Array = art.split("\n")
+	rows = rows.filter(func(r: String) -> bool: return not r.strip_edges().is_empty())
+	for zi in rows.size():
+		var row: String = rows[zi]
+		for xi in row.length():
+			var ch := row[xi]
+			if palette.has(ch):
+				for yi in layers:
+					blocks[Vector3i(xi, yi, zi)] = palette[ch]
+	return _build_mesh(blocks)
+
+
+## 直接给方块表 {Vector3i: Color} 建模（供程序化地形等使用）。
+static func build_blocks(blocks: Dictionary) -> ArrayMesh:
+	return _build_mesh(blocks)
+
+
+static func _build_mesh(blocks: Dictionary) -> ArrayMesh:
+	if blocks.is_empty():
+		push_error("VoxelModel: 空方块表")
+		return ArrayMesh.new()
+	# 以 AABB 中心为模型原点，模型摆放无需手动对中
+	var center := Vector3.ZERO
+	for pos in blocks:
+		center += Vector3(pos)
+	center /= float(blocks.size())
+
+	var st := SurfaceTool.new()
+	st.begin(Mesh.PRIMITIVE_TRIANGLES)
+	for pos in blocks:
+		var col: Color = blocks[pos]
+		var c := Vector3(pos) + Vector3(0.5, 0.5, 0.5) - center
+		for d in DIRS:
+			if blocks.has(pos + d):
+				continue  # 内面剔除：被邻居贴住的面不生成
+			var verts: Array = FACE_VERTS[d]
+			st.set_color(col)
+			st.add_vertex(c + verts[0])
+			st.add_vertex(c + verts[1])
+			st.add_vertex(c + verts[2])
+			st.set_color(col)
+			st.add_vertex(c + verts[0])
+			st.add_vertex(c + verts[2])
+			st.add_vertex(c + verts[3])
+	st.generate_normals()
+	var mesh := st.commit()
+	return mesh
+
+
+## 受光顶点色材质（机体/敌人/地形共用，配 material_override）
+static func shaded_material() -> StandardMaterial3D:
+	var m := StandardMaterial3D.new()
+	m.vertex_color_use_as_albedo = true
+	m.roughness = 0.85
+	return m
+
+
+## 无光照顶点色材质（子弹/星星/特效：高饱和即霓虹感，不依赖 Bloom）
+static func unshaded_material() -> StandardMaterial3D:
+	var m := StandardMaterial3D.new()
+	m.shading_mode = BaseMaterial3D.SHADING_MODE_UNSHADED
+	m.vertex_color_use_as_albedo = true
+	return m
Not shown, added: scripts/voxel_eagle/game.gd.uid
Not shown, added: scripts/voxel_eagle/pools.gd.uid
Not shown, added: scripts/voxel_eagle/voxel_model.gd.uid
Not shown, changed: llmdoc/index.md
